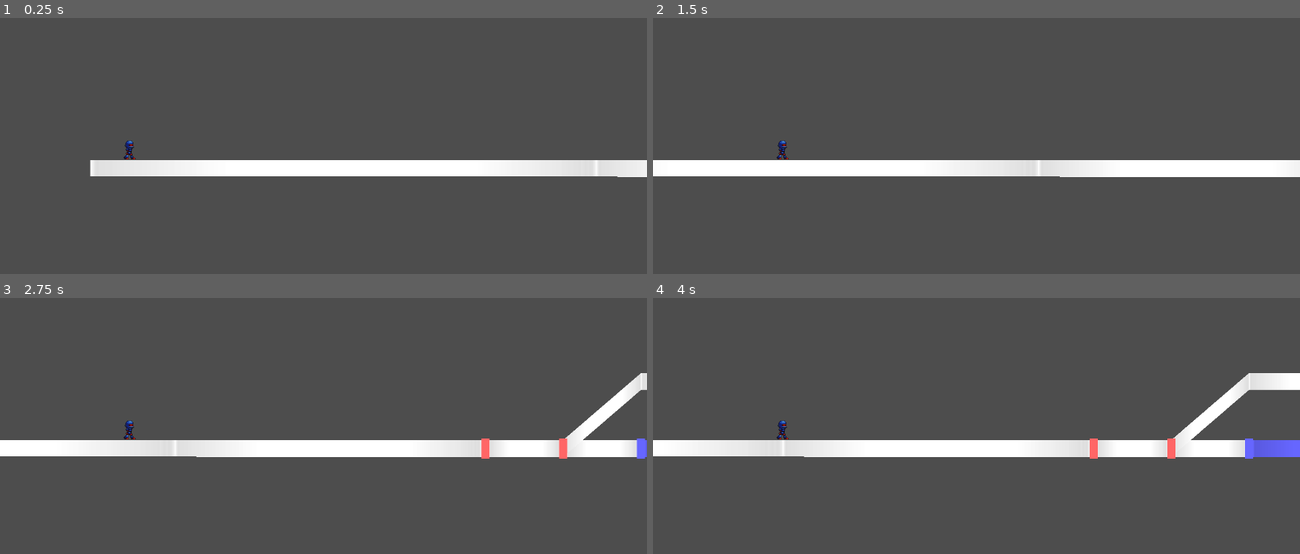
Above: before the commit, frames 1-4 (two rows, left to right).
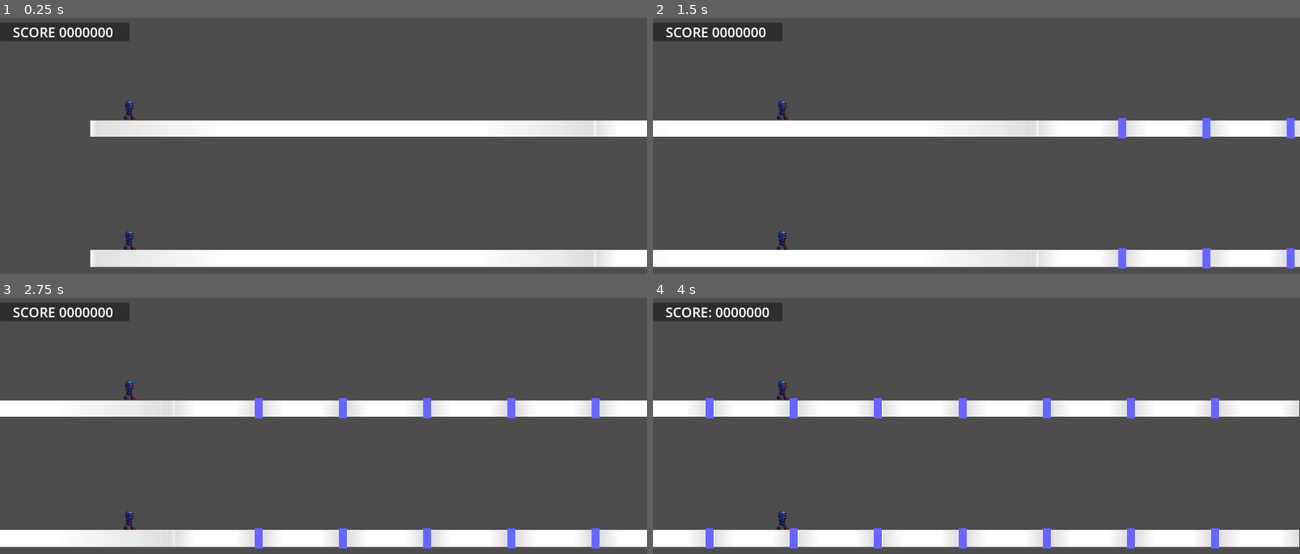
Above: after the commit, the same moments.

Repository: junu192857/Vexatonic-dash-2
Game: Godot game, scene res://Scenes/RhythmScene.tscn
The game is run twice, just before and just after one commit, with the same random seed, the same clock (stepped at 60 frames per second) and the same inputs.
Inputs (mouse positions are in pixels of both pictures, inside the frame that each line leads up to):
- Up to frame 1 (0.25 s): no input
- Up to frame 2 (1.5 s): tap Enter at 0.5 s; move the mouse to (1118, 151) at 0.52 s; tap A (a) at 0.6 s; click (1118, 151) at 0.67 s; tap D (d) at 0.8 s; drag from (847, 186) to (944, 240) at 1.27 s
- Up to frame 3 (2.75 s): move the mouse to (388, 367) at 2.02 s; tap J (j) at 2.1 s; click (388, 367) at 2.17 s; tap K (k) at 2.3 s
- Up to frame 4 (4 s): drag from (944, 520) to (782, 392) at 2.77 s; move the mouse to (1170, 502) at 3.52 s; tap L (l) at 3.6 s; click (1170, 502) at 3.67 s; tap S (s) at 3.8 s

The runs differ from the first frame. In frame 1, 18% of the frame differs, in the area x 0-100%, y 1-98%; in frame 2, 21%; in frame 3, 22%; in frame 4, 23%, in the area x 0-100%, y 1-99%.
Error after the commit: Invalid call. Nonexistent function 'sum' in base 'int'. (res://Scripts/IngameDataManager.gd:49)

Commit message:
스코어, 판정, 콤보 띄우는 UI 완성

Diff:
--- /dev/null
+++ b/vexatonic-dash-2/Prefabs/JudgementText.tscn
@@ -0,0 +1,28 @@
+[gd_scene format=3 uid="uid://pfmgxw12a4yj"]
+
+[ext_resource type="Script" uid="uid://bso14830e2taa" path="res://Scripts/Scripts_without_Node/JudgementText.gd" id="1_06d2l"]
+
+[node name="JudgementScene" type="Control" unique_id=1702890444]
+layout_mode = 3
+anchors_preset = 0
+script = ExtResource("1_06d2l")
+
+[node name="JudgementText" type="Label" parent="." unique_id=1403520215]
+layout_mode = 0
+offset_left = -71.0
+offset_top = -166.0
+offset_right = 71.0
+offset_bottom = -124.0
+theme_override_font_sizes/font_size = 30
+horizontal_alignment = 1
+vertical_alignment = 1
+
+[node name="ComboText" type="Label" parent="." unique_id=222949586]
+layout_mode = 0
+offset_left = -37.0
+offset_top = -128.0
+offset_right = 38.0
+offset_bottom = -86.0
+theme_override_font_sizes/font_size = 25
+horizontal_alignment = 1
+vertical_alignment = 1
--- a/vexatonic-dash-2/Scenes/RhythmScene.tscn
+++ b/vexatonic-dash-2/Scenes/RhythmScene.tscn
@@ -8,6 +8,7 @@
 [ext_resource type="Script" uid="uid://dh4rkft3uto03" path="res://Scripts/Scripts_without_Node/CameraManager.gd" id="6_4pq8y"]
 [ext_resource type="Script" uid="uid://shwpvgrbox8d" path="res://Scripts/IngameDataManager.gd" id="7_wjq5j"]
 [ext_resource type="Script" uid="uid://breghgt5p5ixy" path="res://Scripts/IngameUIManager.gd" id="8_pee8w"]
+[ext_resource type="PackedScene" uid="uid://pfmgxw12a4yj" path="res://Prefabs/JudgementText.tscn" id="9_qa11p"]
 
 [node name="RhythmScene" type="Node2D" unique_id=2112385734]
 metadata/_edit_vertical_guides_ = [-111.0]
@@ -29,7 +30,40 @@
 [node name="IngameDataManager" type="Node" parent="RhythmManager" unique_id=1191127505]
 script = ExtResource("7_wjq5j")
 
-[node name="IngameUIManager" type="Node" parent="RhythmManager" unique_id=971919523]
+[node name="IngameUIManager" type="Node" parent="RhythmManager" unique_id=971919523 node_paths=PackedStringArray("score_text", "canvasLayer")]
 script = ExtResource("8_pee8w")
+JUDGEMENT_TEXT = ExtResource("9_qa11p")
+score_text = NodePath("../../CanvasLayer/Control/Panel/ScoreText")
+canvasLayer = NodePath("../../CanvasLayer")
+
+[node name="CanvasLayer" type="CanvasLayer" parent="." unique_id=84776136]
+
+[node name="Control" type="Control" parent="CanvasLayer" unique_id=1678141502]
+layout_mode = 3
+anchors_preset = 15
+anchor_right = 1.0
+anchor_bottom = 1.0
+grow_horizontal = 2
+grow_vertical = 2
+
+[node name="Panel" type="Panel" parent="CanvasLayer/Control" unique_id=1427313799]
+layout_mode = 1
+anchors_preset = -1
+anchor_top = 0.1
+anchor_right = 0.2
+anchor_bottom = 0.15
+grow_horizontal = 0
+
+[node name="ScoreText" type="Label" parent="CanvasLayer/Control/Panel" unique_id=519592229]
+layout_mode = 1
+anchors_preset = -1
+anchor_left = 0.1
+anchor_right = 0.9
+anchor_bottom = 1.0
+grow_horizontal = 2
+grow_vertical = 2
+theme_override_font_sizes/font_size = 40
+text = "SCORE 0000000"
+vertical_alignment = 1
 
 [connection signal="status_updated" from="RhythmManager/IngameDataManager" to="RhythmManager/IngameUIManager" method="_on_status_update"]
--- a/vexatonic-dash-2/Scripts/IngameDataManager.gd
+++ b/vexatonic-dash-2/Scripts/IngameDataManager.gd
@@ -5,13 +5,13 @@
 
 var score: float = 0
 var score_per_note: float = 0
+var long_adjusted: float = 0
 var combo: int
 var total_long_length: float = 0.0
 var pressed_long_length: float = 0.0
 
-var test_processed_count = 0
 
-signal status_updated(score: float, combo: int)
+signal status_updated(judgement: int, score: float, combo: int, note: Note)
 
 func catch_judgement(judgement: int, note: Note, is_long_end: bool):
 	match judgement:
@@ -28,20 +28,22 @@
 			combo = 0
 		_:
 			push_error("Invalid judgement")
-	test_processed_count += 1
 
 	if (is_long_end):
-		total_long_length += (note.get_data().end_time - note.get_data().time)
 		pressed_long_length += note.get_parent().total_pressed_time
-		print("LongNote: currently %f / %f pressed" % [pressed_long_length, total_long_length])
+		long_adjusted = pow(pressed_long_length / total_long_length, 5) * 10000
 
-	status_updated.emit(score, combo)
+	status_updated.emit(judgement, score + long_adjusted, combo, note)
 
 func set_total_notes(noteDatas: Array[NoteData]):
 	var single_count = noteDatas.filter(func(n): return n.type == 0).size()
-	var long_count = noteDatas.filter(func(n): return n.type == 1).size()
+	var long_notes = noteDatas.filter(func(n): return n.type == 1)
+	var long_count = long_notes.size()
+	var total_long_length = long_notes.reduce(func(acc, n): return acc + n.get_data().end_time() - n.get_data().start_time(), 0.0)
 
 	if (single_count + long_count != noteDatas.size()):
 		push_error("Note count do not match")
 
 	score_per_note = MAX_NOTE_SCORE / (single_count + 2 * long_count)
+
+	total_long_length = long_count.sum()
--- a/vexatonic-dash-2/Scripts/IngameUIManager.gd
+++ b/vexatonic-dash-2/Scripts/IngameUIManager.gd
@@ -1,5 +1,21 @@
 extends Node
 
+@export var JUDGEMENT_TEXT: PackedScene
+@export var score_text: Label
+@export var canvasLayer: CanvasLayer
 
-func _on_status_update(score: float, combo: int) -> void:
-	print("Score: %f, combo: %d" % [score, combo])
+func _on_status_update(judgement: int, score: float, combo: int, note: Note) -> void:
+	var rounded = roundi(score)
+	score_text.text = "SCORE: %07d" % rounded
+	var judgement_text = JUDGEMENT_TEXT.instantiate()
+	canvasLayer.add_child(judgement_text)
+	judgement_text.global_position = get_note_position(note)
+	judgement_text.show_text(judgement, combo)
+
+	var tween = judgement_text.create_tween()
+	tween.tween_property(judgement_text, "position:y", judgement_text.position.y - 100, 0.6)
+	tween.parallel().tween_property(judgement_text, "modulate:a", 0.0, 0.6)
+	tween.tween_callback(judgement_text.queue_free)
+
+func get_note_position(note: Note):
+	return get_viewport().get_canvas_transform() * note.global_position
--- a/vexatonic-dash-2/Scripts/RhythmManager.gd
+++ b/vexatonic-dash-2/Scripts/RhythmManager.gd
@@ -17,7 +17,7 @@
 var noteHolders: Array[NoteHolder]
 
 const COUNTDOWN_TIME = 3000
-const level_path = "res://Charts/YOUNITHM"
+const level_path = "res://Charts/Test"
 
 # Called when the node enters the scene tree for the first time.
 func _ready() -> void:
--- /dev/null
+++ b/vexatonic-dash-2/Scripts/Scripts_without_Node/JudgementText.gd
@@ -0,0 +1,18 @@
+extends Node
+
+@onready var judgement_text = $JudgementText
+@onready var combo_text = $ComboText
+
+func show_text(judgement: int, combo: int):
+	match judgement:
+		0:
+			judgement_text.text = "VEXATONIC"
+			judgement_text.modulate = Color(1.0, 0.0, 1.0, 1.0)
+		1:
+			judgement_text.text = "SPARKLIC"
+			judgement_text.modulate = Color(0.0, 1.0, 1.0, 1.0)
+		2:
+			judgement_text.text = "WILD"
+			judgement_text.modulate = Color(1.0, 1.0, 1.0, 1.0)  # WILD 색도 채워야 할 것 같아
+	if (combo > 0):
+		combo_text.text = str(combo)
Not shown, added: vexatonic-dash-2/Scripts/Scripts_without_Node/JudgementText.gd.uid
